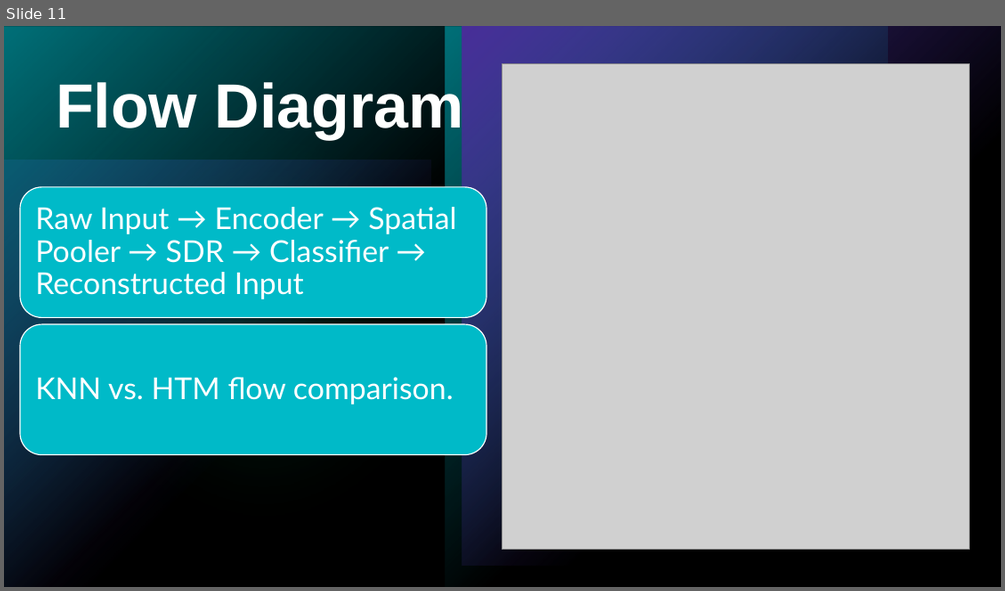
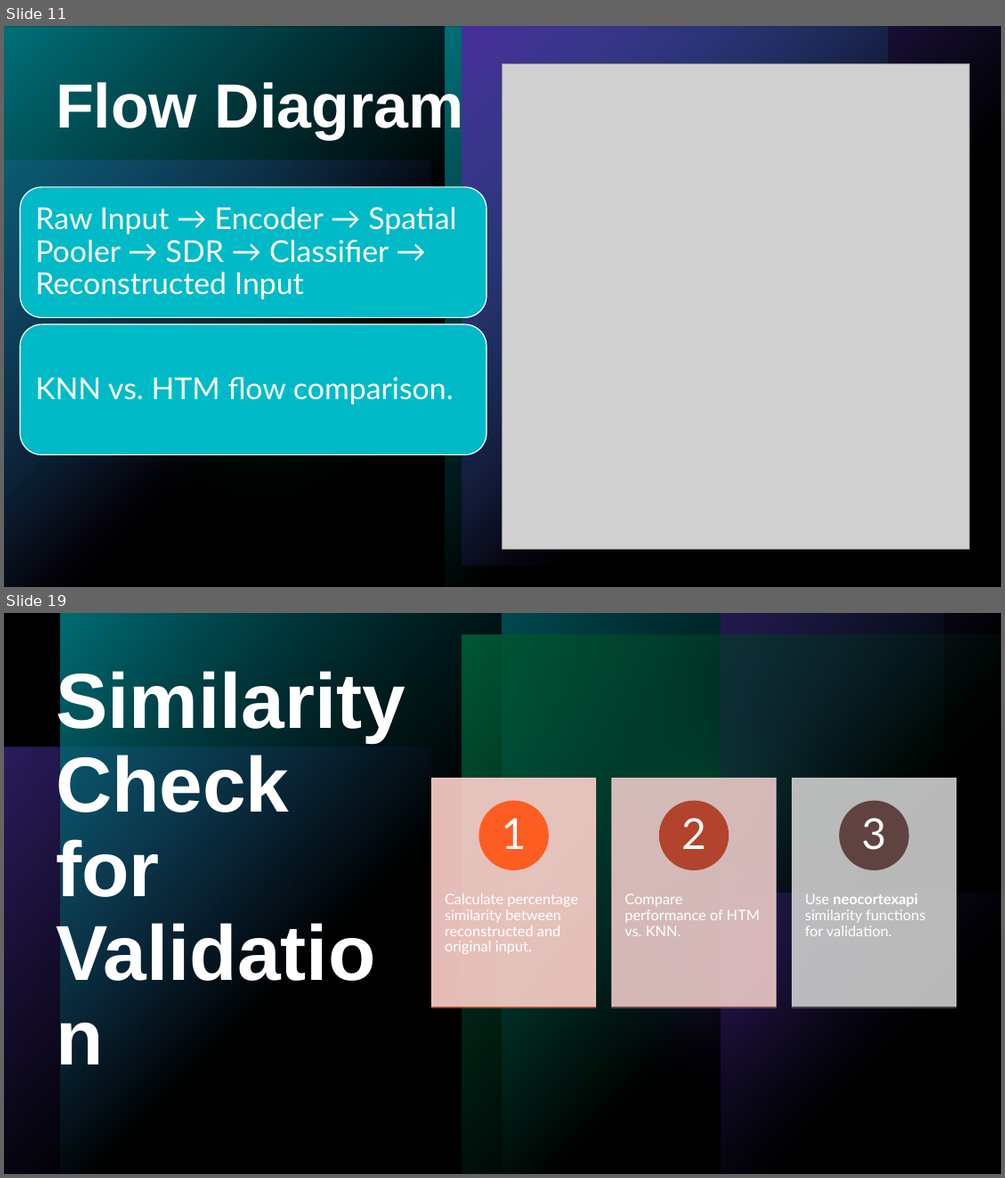
Before and after one commit to prnshubn/neocortexapi-team-untitled, a slide deck: source/Documentation_Team_Untitled/Team_Untitled_Presentation.pptx. Shown one above the other, each under a label of ours: slide 11 before the commit, slides 11 and 19 after it; the slides between them are not shown. The pictures are 1005x591 and 1005x1178 pixels, drawn with LibreOffice and Linux fonts; fonts in the diff are those of the drawing; grey boxes stand for pictures. Boxes give left, top, right and bottom in pixels: in the first picture for what was removed or moved away, otherwise in the second. Text is boxed around its words. In the diff, an @@ line names an element or a change of style, - is before the commit and + after.

Commit message:
Added Visualization Techniques, Permanence values, similarity check,Classifier performance, Challenges in PPT

```diff
--- a/source/Documentation_Team_Untitled/Team_Untitled_Presentation.pptx
+++ b/source/Documentation_Team_Untitled/Team_Untitled_Presentation.pptx
@@ slide 19 added at box(4, 613, 1001, 1174), background #000000; not listed: 5 template elements that a slide beside it also shows @@
@@ rectangle added at box(4, 613, 1001, 1174), fill #000000 @@
@@ rectangle added at box(4, 613, 1001, 1174), fill gradient #000000 @@
@@ group added at box(4, 613, 1001, 1174): 6 rectangles, 2 ellipses @@
@@ title added at box(56, 666, 406, 910), 75 pt, text #FFFFFF, bold @@
+Similarity Check for Validation
@@ group added at box(432, 779, 956, 1008): 6 rectangles, 6 texts, 3 ellipses @@
+Calculate percentage similarity between reconstructed and original input.
+1
+Compare performance of HTM vs. KNN.
+2
+Use neocortexapi similarity functions for validation.
+3
```
Also in this commit, not shown: 9 slides changed, 12 other slides added.
